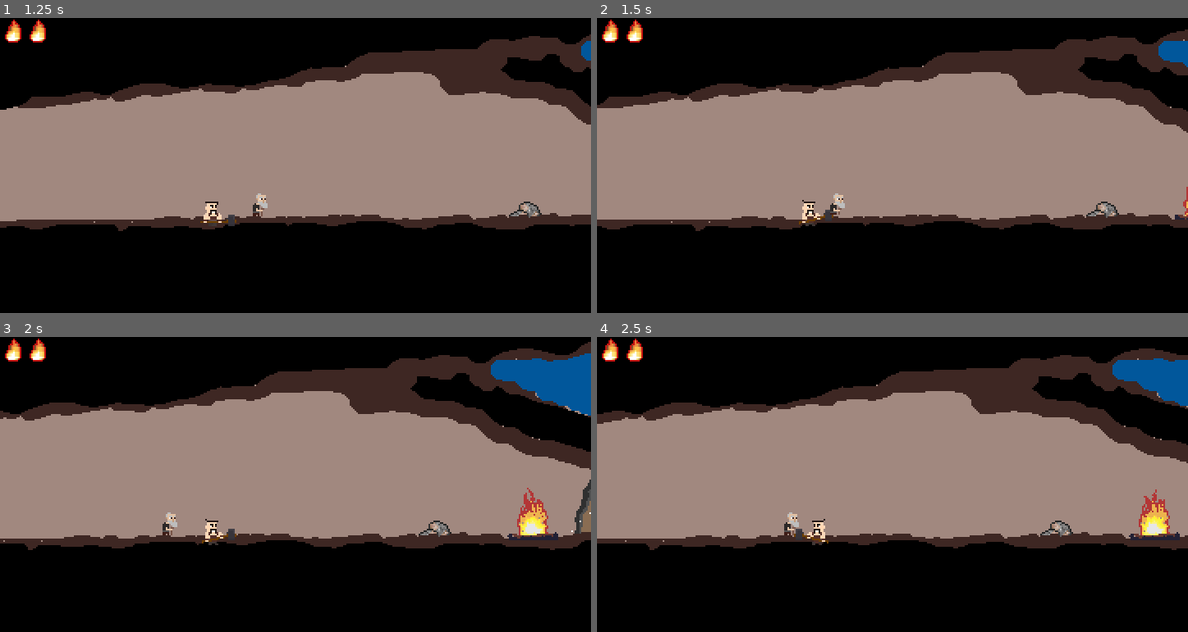
Above: before the commit, frames 1-4 (two rows, left to right).
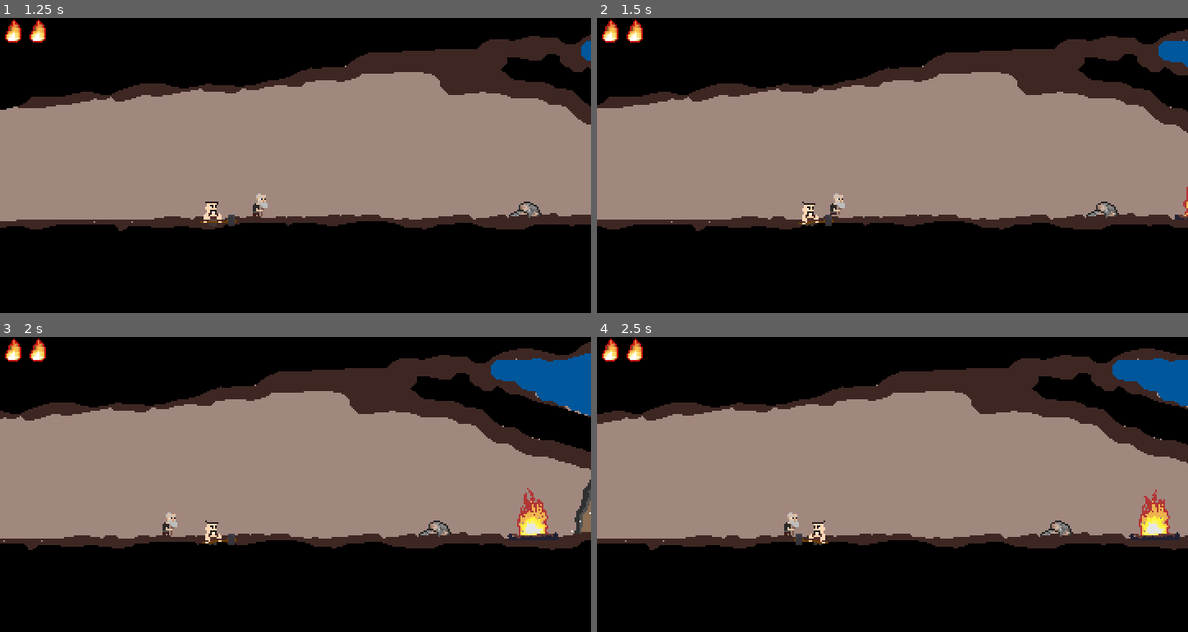
Above: after the commit, the same moments.

Repository: grapdega/deli-demir
Game: Godot game, scene res://sahneler/bolumler/bolum1.tscn
Same seed, same stepped clock (60 frames per second), same inputs: the game is played once before the commit and once after it.
Inputs:
- Up to frame 1 (1.25 s): tap Enter (ui_accept) at 0.5, 0.77 s; hold Right (ui_right) from 0.53 s (still down); tap E (ui_attack) at 0.6 s
- Up to frame 2 (1.5 s): keep holding Right (ui_right); tap E (ui_attack) at 1.35 s
- Up to frame 3 (2 s): keep holding Right (ui_right); tap Enter (ui_accept) at 1.52 s
- Up to frame 4 (2.5 s): release Right (ui_right) at 2.03 s; hold Left (ui_left) from 2.03 s (still down); tap E (ui_attack) at 2.1 s

Frame 1 is identical in both runs. In frame 2, 0.2% of the frame differs, in the area x 34-40%, y 61-71%; in frame 3, 0.2%; in frame 4, 0.2%, in the area x 33-40%, y 61-71%.

Commit message:
added attack 1

Diff:
--- a/sahneler/oyuncu/oyuncu.gd
+++ b/sahneler/oyuncu/oyuncu.gd
@@ -79,4 +79,4 @@
 				shake_timeout = 3
 			if mob.is_in_group("mob"):
 				mob.heal -= 10
-	#	$AnimatedSprite2D.play("attack")
+		$"sıprayt".play("zbam")
--- a/sahneler/oyuncu/oyuncu.tscn
+++ b/sahneler/oyuncu/oyuncu.tscn
@@ -1,8 +1,9 @@
-[gd_scene load_steps=15 format=3 uid="uid://qqwfi0hl7del"]
+[gd_scene load_steps=22 format=3 uid="uid://qqwfi0hl7del"]
 
 [ext_resource type="Script" uid="uid://csg2hi1qbo2st" path="res://sahneler/oyuncu/oyuncu.gd" id="1_xq5k3"]
 [ext_resource type="Texture2D" uid="uid://bih8qgnheuux5" path="res://kaynak/resim/cevdet-idle.png" id="2_mhvpp"]
 [ext_resource type="Texture2D" uid="uid://cg7br01fsna1u" path="res://kaynak/resim/cevdet-walk.png" id="3_6wtns"]
+[ext_resource type="Texture2D" uid="uid://bqnvng3c0dpq5" path="res://kaynak/resim/cevdet-attack1-Sheet.png" id="4_25cv5"]
 
 [sub_resource type="AtlasTexture" id="AtlasTexture_6wtns"]
 atlas = ExtResource("2_mhvpp")
@@ -35,6 +36,30 @@
 [sub_resource type="AtlasTexture" id="AtlasTexture_vwap4"]
 atlas = ExtResource("3_6wtns")
 region = Rect2(128, 0, 32, 16)
+
+[sub_resource type="AtlasTexture" id="AtlasTexture_gghhi"]
+atlas = ExtResource("4_25cv5")
+region = Rect2(0, 0, 64, 32)
+
+[sub_resource type="AtlasTexture" id="AtlasTexture_57dmq"]
+atlas = ExtResource("4_25cv5")
+region = Rect2(64, 0, 64, 32)
+
+[sub_resource type="AtlasTexture" id="AtlasTexture_1lpfd"]
+atlas = ExtResource("4_25cv5")
+region = Rect2(128, 0, 64, 32)
+
+[sub_resource type="AtlasTexture" id="AtlasTexture_hby8k"]
+atlas = ExtResource("4_25cv5")
+region = Rect2(192, 0, 64, 32)
+
+[sub_resource type="AtlasTexture" id="AtlasTexture_5xkcr"]
+atlas = ExtResource("4_25cv5")
+region = Rect2(256, 0, 64, 32)
+
+[sub_resource type="AtlasTexture" id="AtlasTexture_dqjfg"]
+atlas = ExtResource("4_25cv5")
+region = Rect2(320, 0, 64, 32)
 
 [sub_resource type="SpriteFrames" id="SpriteFrames_8825k"]
 animations = [{
@@ -71,6 +96,29 @@
 "loop": true,
 "name": &"walk",
 "speed": 10.0
+}, {
+"frames": [{
+"duration": 1.0,
+"texture": SubResource("AtlasTexture_gghhi")
+}, {
+"duration": 1.0,
+"texture": SubResource("AtlasTexture_57dmq")
+}, {
+"duration": 1.0,
+"texture": SubResource("AtlasTexture_1lpfd")
+}, {
+"duration": 1.0,
+"texture": SubResource("AtlasTexture_hby8k")
+}, {
+"duration": 1.0,
+"texture": SubResource("AtlasTexture_5xkcr")
+}, {
+"duration": 1.0,
+"texture": SubResource("AtlasTexture_dqjfg")
+}],
+"loop": true,
+"name": &"zbam",
+"speed": 10.0
 }]
 
 [sub_resource type="CapsuleShape2D" id="CapsuleShape2D_6wtns"]
@@ -85,7 +133,9 @@
 
 [node name="sıprayt" type="AnimatedSprite2D" parent="."]
 sprite_frames = SubResource("SpriteFrames_8825k")
-animation = &"walk"
+animation = &"zbam"
+frame = 5
+frame_progress = 0.3177
 
 [node name="kolaydır" type="CollisionShape2D" parent="."]
 shape = SubResource("CapsuleShape2D_6wtns")
Binary file added: kaynak/resim/cevdet-attack1-Sheet.png
Not shown, added: kaynak/resim/cevdet-attack1-Sheet.png.import
